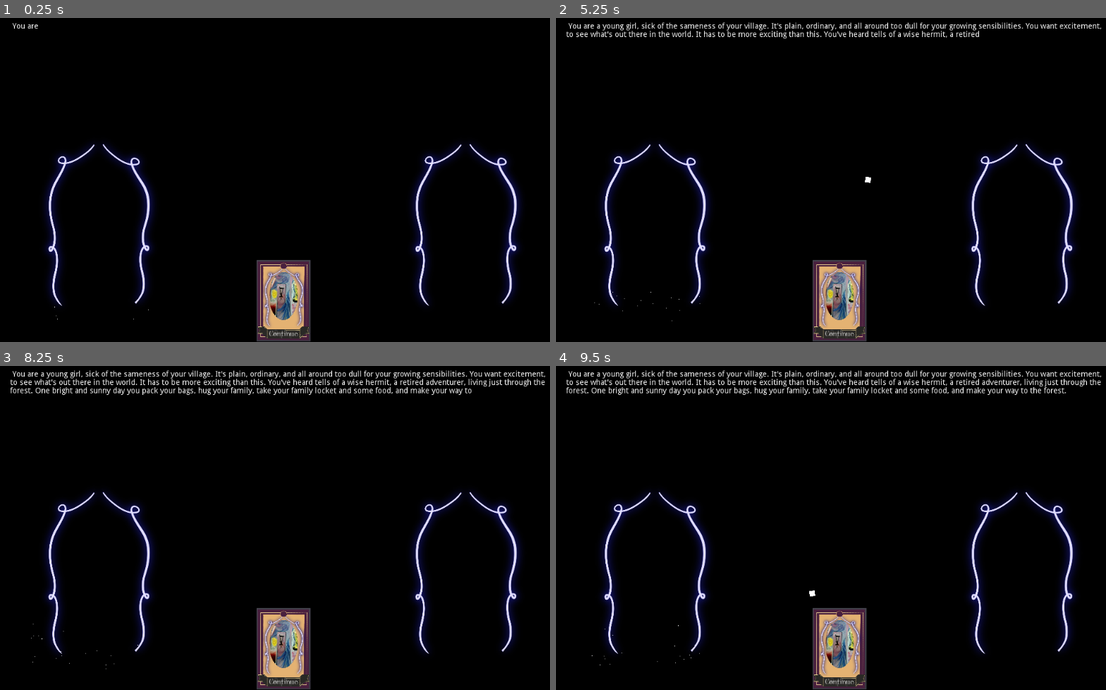
Above: before the commit, frames 1-4 (two rows, left to right).
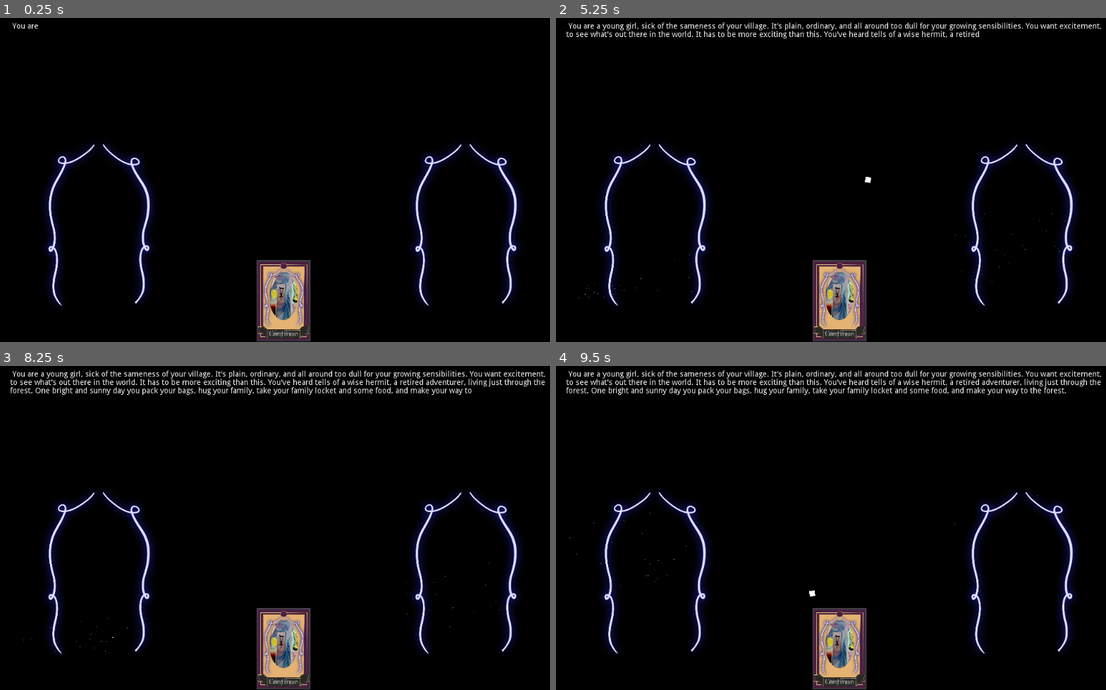
Above: after the commit, the same moments.

Repository: AngelOnFira/ggj-2022
Game: Godot game, scene res://Main.tscn
Same seed, same stepped clock (60 frames per second), same inputs: the game is played once before the commit and once after it.
Inputs (mouse positions are in pixels of both pictures, inside the frame that each line leads up to):
- Up to frame 1 (0.25 s): no input
- Up to frame 2 (5.25 s): tap Enter at 0.5, 3.5 s; move the mouse to (842, 299) at 0.52 s; click (842, 299) at 0.6 s; move the mouse to (726, 192) at 1.27 s; click (726, 192) at 1.35 s; tap Space at 2, 4.25 s; move the mouse to (891, 105) at 2.02 s; click (891, 105) at 2.1 s; move the mouse to (809, 241) at 2.77 s; click (809, 241) at 2.85 s; move the mouse to (1007, 225) at 3.52 s; click (1007, 225) at 3.6 s; move the mouse to (666, 128) at 4.27 s; click (666, 128) at 4.35 s; move the mouse to (864, 176) at 5.02 s; click (864, 176) at 5.1 s
- Up to frame 3 (8.25 s): move the mouse to (198, 443) at 5.77 s; click (198, 443) at 5.85 s; move the mouse to (407, 508) at 6.52 s; click (407, 508) at 6.6 s; move the mouse to (170, 540) at 7.27 s; click (170, 540) at 7.35 s; move the mouse to (335, 453) at 8.02 s; click (335, 453) at 8.1 s
- Up to frame 4 (9.5 s): move the mouse to (809, 589) at 8.77 s; click (809, 589) at 8.85 s

The runs differ from the first frame. In frame 1, less than 0.1% of the frame differs, in the area x 9-28%, y 89-94%; in frame 2, less than 0.1%; in frame 3, less than 0.1%, in the area x 4-93%, y 60-94%; in frame 4, less than 0.1%.

Commit message:
Particles on hover

Diff:
--- a/DecisionArea.gd
+++ b/DecisionArea.gd
@@ -1,22 +1,27 @@
 extends Control
 
 export var decision: String = "default"
+var showing_text = false
 
 
 func _on_DecisionArea_mouse_entered():
 	self.get_tree().call_group("MouseCards", "enter_area", self.decision, self)
+	self.get_node("CPUParticles2D").emitting = true
 
 
 func _on_DecisionArea_mouse_exited():
 	self.get_tree().call_group("MouseCards", "exit_area", self)
+	self.get_node("CPUParticles2D").emitting = false
 
 
 func show_text():
 	$CardFlavour.show()
+	showing_text = true
 
 
 func hide_text():
 	$CardFlavour.hide()
+	showing_text = false
 
 
 func set_text(text: String):
--- a/DecisionArea.tscn
+++ b/DecisionArea.tscn
@@ -1,14 +1,24 @@
-[gd_scene load_steps=3 format=2]
+[gd_scene load_steps=5 format=2]
 
 [ext_resource path="res://DecisionArea.gd" type="Script" id=1]
 [ext_resource path="res://Assets/Sprites/Card/SwirlDecoration.png" type="Texture" id=2]
 
+[sub_resource type="Curve" id=1]
+min_value = -0.5
+max_value = 0.5
+_data = [ Vector2( 0.0026455, -0.172727 ), 0.0, 1.46144, 0, 1, Vector2( 0.232804, 0.163636 ), 0.0, 0.0, 0, 0, Vector2( 0.505291, -0.154545 ), 0.0, 0.0, 0, 0, Vector2( 0.71164, 0.1 ), 0.0, 0.0, 0, 0, Vector2( 1, 0 ), -0.346789, 0.0, 1, 0 ]
+
+[sub_resource type="Gradient" id=2]
+offsets = PoolRealArray( 0, 0.214085, 0.36338, 0.676056, 0.870423, 1 )
+colors = PoolColorArray( 0, 0, 0, 1, 1, 1, 1, 1, 0.345098, 0.6, 0.67451, 1, 0.345098, 0.6, 0.67451, 1, 1, 1, 1, 1, 0, 0, 0, 1 )
+
 [node name="DecisionArea" type="Control" groups=["decisions"]]
 anchor_right = 1.0
 anchor_bottom = 1.0
-margin_right = -1024.0
-margin_bottom = -600.0
+margin_right = -724.0
+margin_bottom = -200.0
 rect_min_size = Vector2( 300, 400 )
+rect_pivot_offset = Vector2( -332, -21 )
 size_flags_horizontal = 3
 script = ExtResource( 1 )
 __meta__ = {
@@ -25,11 +35,14 @@
 margin_right = 70.0
 margin_bottom = 134.5
 rect_min_size = Vector2( 120, 200 )
+custom_colors/font_color_shadow = Color( 0.12549, 0.0862745, 0.25098, 1 )
+custom_constants/shadow_as_outline = 40
 text = "Lorem ipsum dolor sit amet, consectetur adipiscing elit, sed do eiusmod tempor incididunt ut labore et dolore magna aliqua. Ut enim ad minim veniam, quis nostrud exercitation ullamco laboris nisi ut aliquip ex ea commodo consequat."
 align = 1
 valign = 1
 autowrap = true
 __meta__ = {
+"_edit_lock_": true,
 "_edit_use_anchors_": false
 }
 
@@ -40,8 +53,29 @@
 expand = true
 stretch_mode = 6
 __meta__ = {
+"_edit_lock_": true,
 "_edit_use_anchors_": false
 }
 
+[node name="CPUParticles2D" type="CPUParticles2D" parent="."]
+position = Vector2( 151, 319 )
+emitting = false
+amount = 68
+lifetime = 2.5
+explosiveness = 0.09
+randomness = 0.05
+lifetime_randomness = 0.2
+emission_shape = 2
+emission_rect_extents = Vector2( 107.838, 16.699 )
+direction = Vector2( 0, 0 )
+gravity = Vector2( 0, -100 )
+angular_velocity = 301.22
+angular_velocity_random = 0.65
+orbit_velocity_curve = SubResource( 1 )
+radial_accel_random = 0.55
+angle_random = 0.42
+scale_amount_random = 0.82
+color_ramp = SubResource( 2 )
+
 [connection signal="mouse_entered" from="." to="." method="_on_DecisionArea_mouse_entered"]
 [connection signal="mouse_exited" from="." to="." method="_on_DecisionArea_mouse_exited"]
--- a/Main.tscn
+++ b/Main.tscn
@@ -66,19 +66,6 @@
 rect_min_size = Vector2( 0, 400 )
 decision = "left"
 
-[node name="CPUParticles2D" type="CPUParticles2D" parent="VBoxContainer/CardSlots/DecisionAreaLeft"]
-position = Vector2( 166, 342 )
-amount = 20
-emission_shape = 2
-emission_rect_extents = Vector2( 107.838, 16.699 )
-direction = Vector2( 0, 0 )
-gravity = Vector2( 0, -100 )
-angular_velocity = 301.22
-angular_velocity_random = 0.65
-orbit_velocity_random = 0.45
-radial_accel_random = 0.55
-angle_random = 0.42
-
 [node name="Control" type="Control" parent="VBoxContainer/CardSlots"]
 margin_left = 362.0
 margin_right = 662.0
